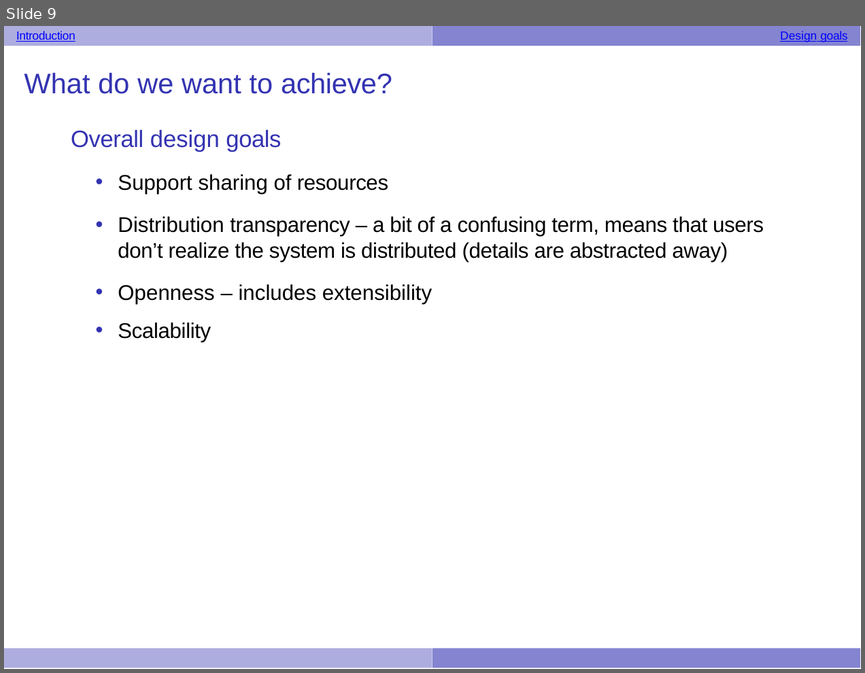
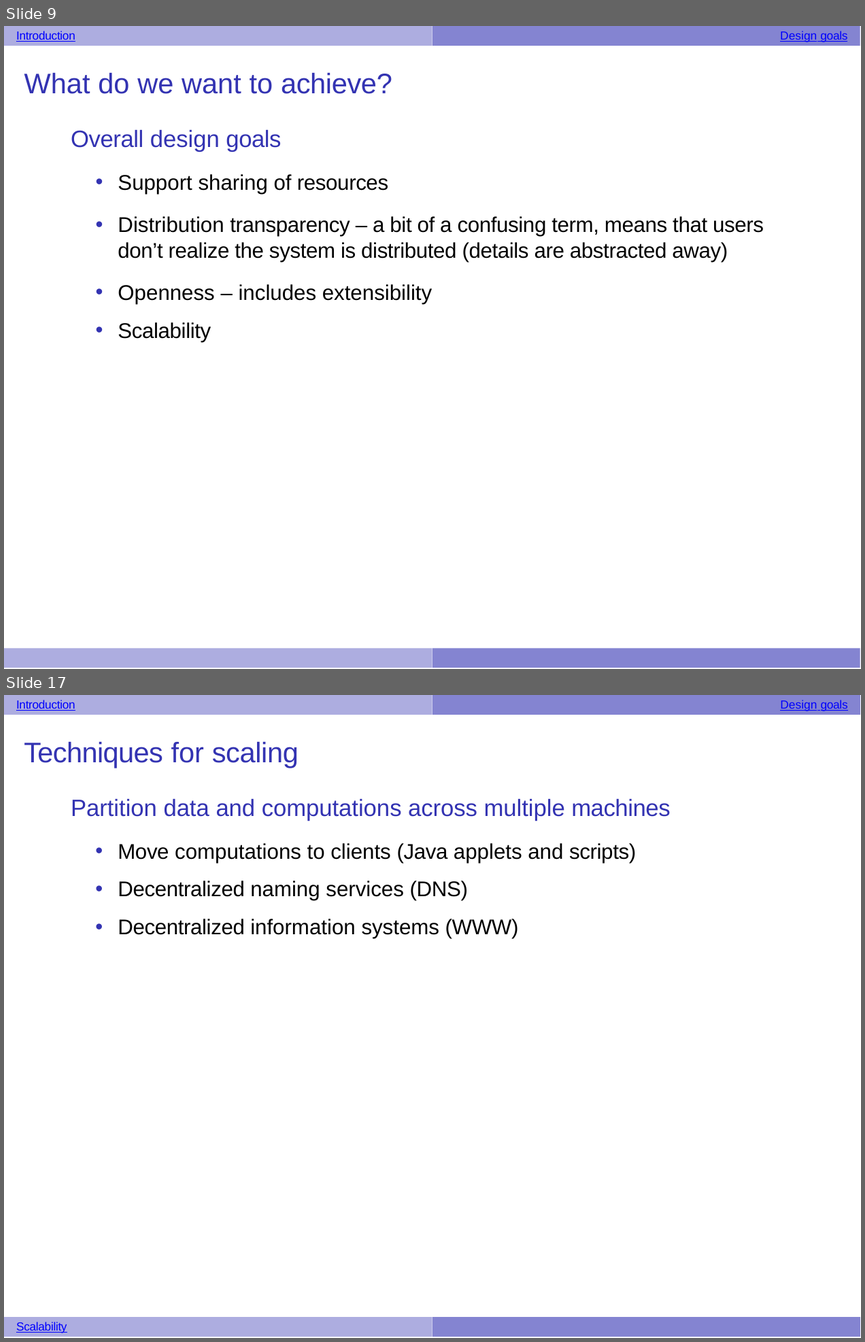
Before and after one commit to UVADS/distributed_computing, a slide deck: 02_rdds_and_running_cluster/01_intro_distributed_systems_apt.pptx. Shown one above the other, each under a label of ours: slide 9 before the commit, slides 9 and 17 after it; the slides between them are not shown. The pictures are 865x673 and 865x1342 pixels, drawn with LibreOffice and Linux fonts; fonts in the diff are those of the drawing. Boxes give left, top, right and bottom in pixels: in the first picture for what was removed or moved away, otherwise in the second. Text is boxed around its words. In the diff, an @@ line names an element or a change of style, - is before the commit and + after.

Commit message:
added to distributed systems deck

```diff
--- a/02_rdds_and_running_cluster/01_intro_distributed_systems_apt.pptx
+++ b/02_rdds_and_running_cluster/01_intro_distributed_systems_apt.pptx
@@ slide 17 added at (4, 695, 861, 1338), background #FFFFFF; not listed: 1 template element that a slide beside it also shows @@
@@ text added at (16, 700, 75, 711), 5 pt, text #0000FF, underline @@
+Introduction
@@ freeform shape added at (432, 695, 861, 715), fill #8484D1 @@
@@ text added at (780, 700, 848, 711), 5 pt, text #0000FF, underline @@
+Design goals
@@ text added at (24, 742, 670, 938), 9 pt, text #000000 @@
+Techniques for scaling
+Partition data and computations across multiple machines
+• Move computations to clients (Java applets and scripts)
+• Decentralized naming services (DNS)
+• Decentralized information systems (WWW)
@@ freeform shape added at (4, 1317, 432, 1338), fill #ADADE0 @@
@@ text added at (16, 1322, 67, 1334), 5 pt, text #0000FF, underline @@
+Scalability
@@ freeform shape added at (432, 1317, 861, 1338), fill #8484D1 @@
```
Also in this commit, not shown: 21 other slides added, 1 other file.
